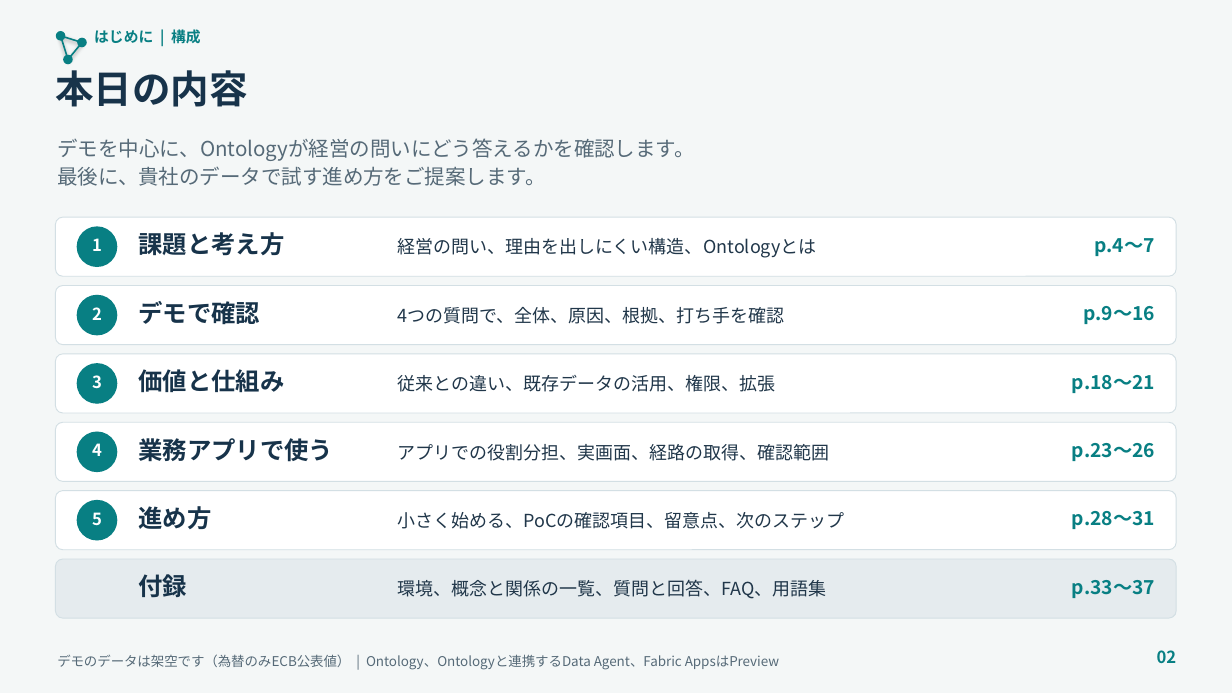
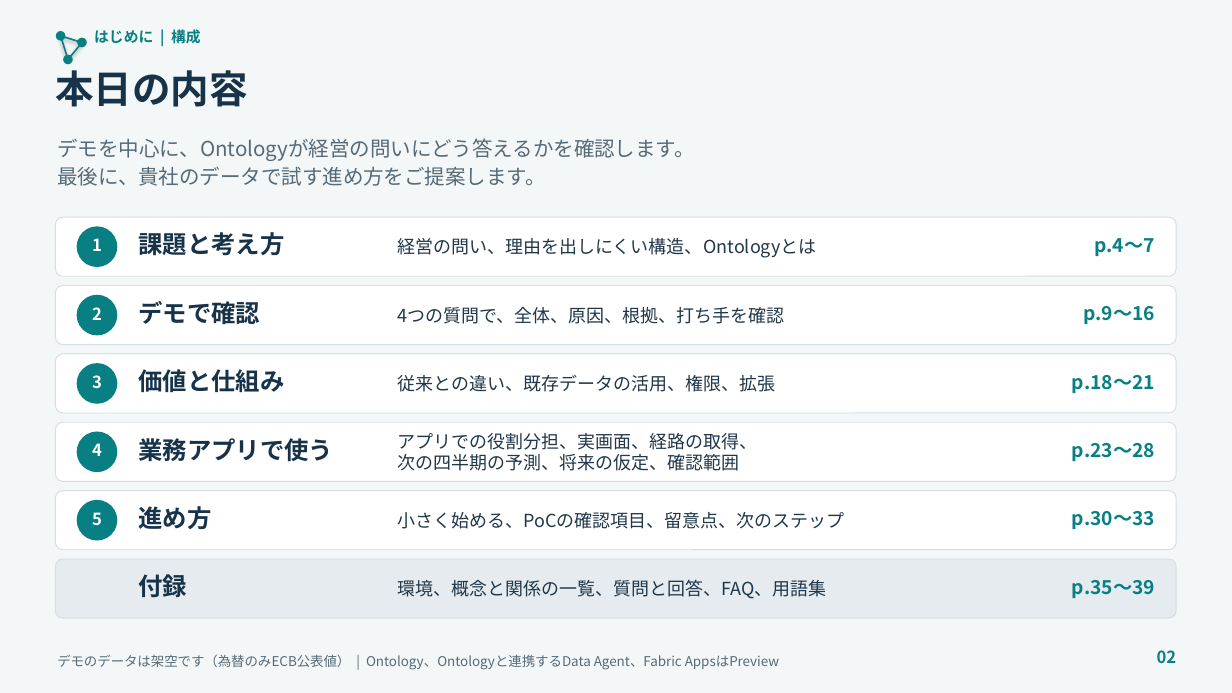
Before and after one commit to c-nova/FabricOntology_Trading, a slide deck: slide 2 of decks/TradingOntology_Customer_Deck_JA.pptx. Drawn at 1232x693 pixels with LibreOffice and Linux fonts; fonts in the diff are those of the drawing. Boxes give left, top, right and bottom in pixels: in the first picture for what was removed or moved away, otherwise in the second. Text is boxed around its words. In the diff, an @@ line names an element or a change of style, - is before the commit and + after.

```diff
--- a/decks/TradingOntology_Customer_Deck_JA.pptx
+++ b/decks/TradingOntology_Customer_Deck_JA.pptx
@@ text at [397, 433, 757, 471]: text changed @@
-アプリでの役割分担、実画面、経路の取得、確認範囲
+アプリでの役割分担、実画面、経路の取得、
+次の四半期の予測、将来の仮定、確認範囲
@@ text at [1072, 443, 1155, 461]: text changed @@
-p.23〜26
+p.23〜28
@@ text at [1072, 511, 1155, 529]: text changed @@
-p.28〜31
+p.30〜33
@@ text at [1072, 580, 1155, 598]: text changed @@
-p.33〜37
+p.35〜39
```
Also in this commit, not shown: 15 other slides changed, 2 slides added, 8 other files.
